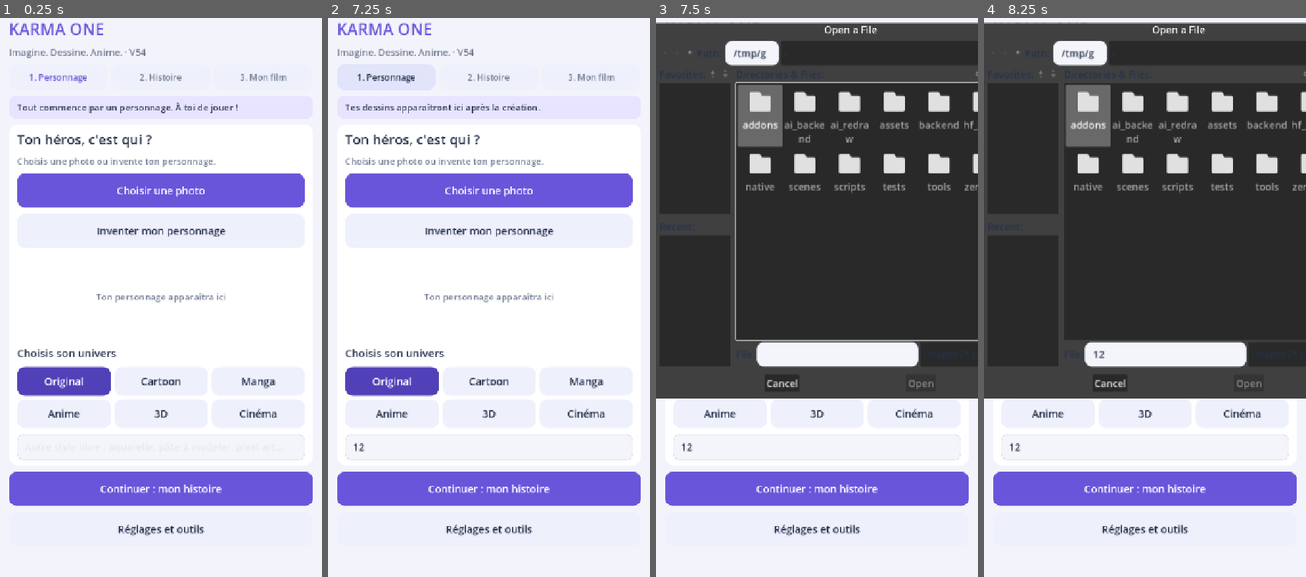
Above: before the commit, frames 1-4 (left to right).
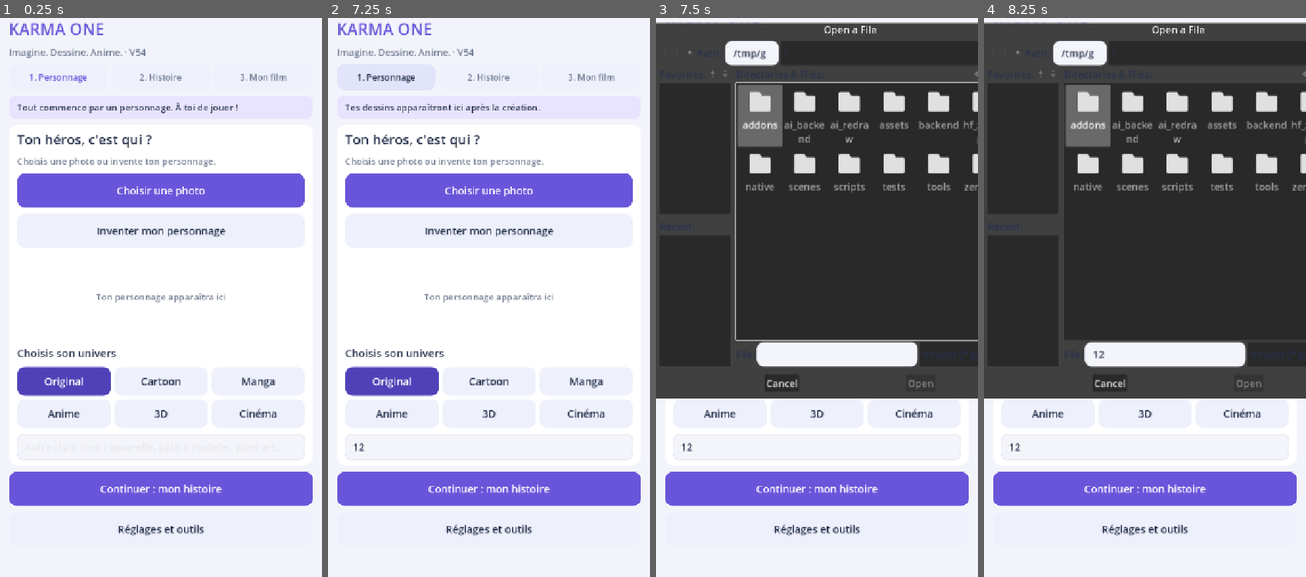
Above: after the commit, the same moments.

Repository: ericjamesempere-stack/MobileI2V-Xiaomi-
Game: Godot game, scene res://scenes/main.tscn
Two runs of this game, one before a commit and one after it. Both use one fixed random seed, a clock stepped at 60 frames per second and the inputs below.
Inputs (mouse positions are in pixels of both pictures, inside the frame that each line leads up to):
- Up to frame 1 (0.25 s): no input
- Up to frame 2 (7.25 s): click (489, 448) at 0.52 s; type "12" at 0.6 s; click "1. Personnage" at 1.25 s; click "2. Histoire" at 2 s; click (489, 230) at 2.77 s; type "Alex" at 2.85 s; click "3. Mon film" at 3.5 s; click "Agrandir et vérifier les dess…" at 4.25 s; click "Voir défiler mes dessins" at 5 s; click "Partager ma vidéo" at 5.75 s; click "1. Personnage" at 6.5 s
- Up to frame 3 (7.5 s): click "Choisir une photo" at 7.25 s
- Up to frame 4 (8.25 s): click (1164, 353) at 8.02 s; type "12" at 8.1 s

Frames 1-2 are identical in both runs. In frame 3, 0.4% of the frame differs, in the area x 31-100%, y 1-67%; in frame 4, 0.4%.

Commit message:
V54: use action-specific animation phase briefs for each real keyframe, universal subjects

Diff:
--- a/scripts/storyboard.gd
+++ b/scripts/storyboard.gd
@@ -1991,14 +1991,17 @@
         if not cached:
             var seconds: float = float(index) / float(maxi(1, total - 1)) * duration
             var directive: String = story
+            var action_name: String = "inconnu"
             var phase: float = 0.0
             for step in motion.get("steps", []):
                 if seconds < float(step["end"]) or step == motion["steps"].back():
                     directive = str(step["description"])
+                    action_name = str(step.get("action", "inconnu"))
                     phase = clampf((seconds - float(step["start"])) / maxf(0.001, float(step["end"]) - float(step["start"])), 0.0, 1.0)
                     break
             status.text = "Dessin %d sur %d · Création en cours…" % [index + 1, total]
-            var instruction: String = "Draw exactly ONE full-frame drawing, no grid, no panels, no text. Full story: " + story + ". Current action: " + directive + ". Action progression: %d percent. Preserve the same background and subject proportions." % roundi(phase * 100.0)
+            var phase_guide: String = load("res://scripts/board_generation_plan.gd").new().phase_at(action_name, phase)
+            var instruction: String = "Draw exactly ONE NEW full-frame keyframe image, no grid, no panels, no text. Full story: " + story + ". Current action: " + directive + ". Pose or event phase: " + phase_guide + ". Action progression: %d percent. Make a visibly different physical pose, spatial position or scene state from the previous frame. Preserve the subject identity, material, silhouette, colors, chosen style and consistent background. A subject can be a fruit, animal, object, vehicle, person or landscape: never add a human body unless the story asks for one." % roundi(phase * 100.0)
             var result: Dictionary = await worker.redraw(reference, instruction, style, previous)
             if not result.get("ok", false):
                 failure = str(result.get("error", "Erreur distante."))
